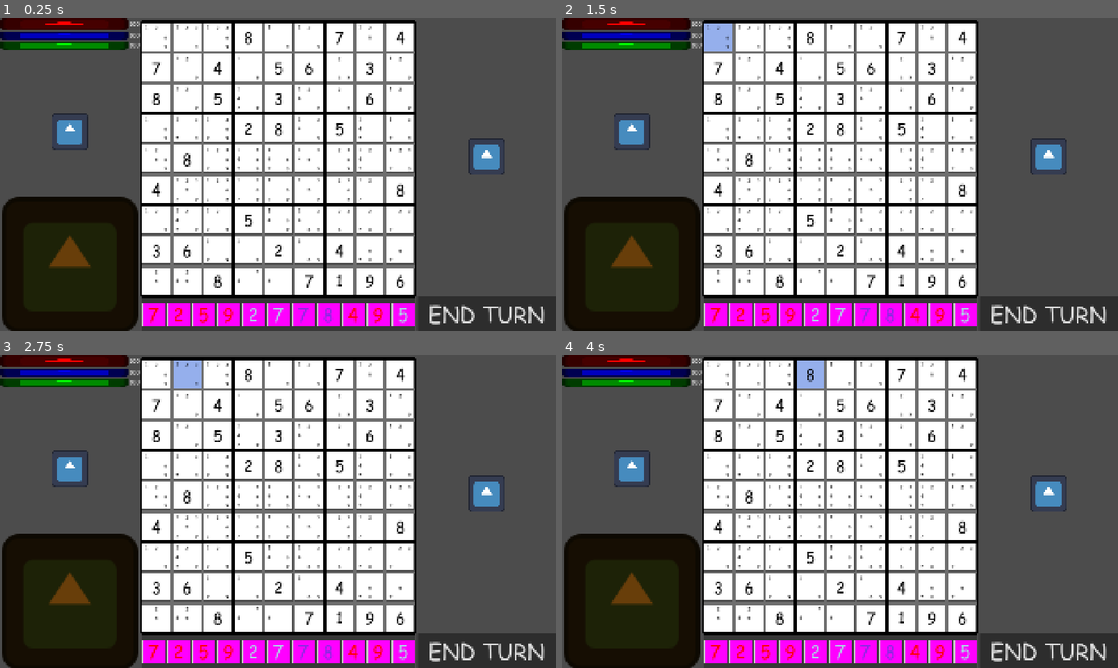
Above: before the commit, frames 1-4 (two rows, left to right).
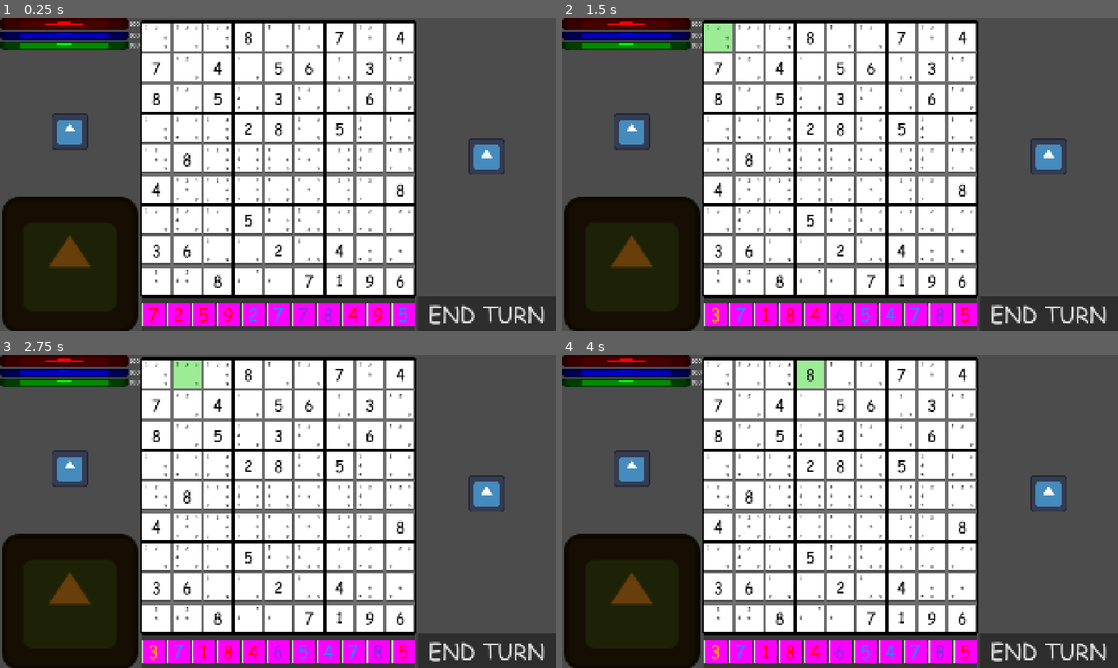
Above: after the commit, the same moments.

Repository: akm109/project_fortune
Game: Godot game, scene res://Scene/World/battle_ground.tscn
Two runs of this game, one before a commit and one after it. Both use one fixed random seed, a clock stepped at 60 frames per second and the inputs below. This scene is started directly instead of the project's main scene. The engine's default icon, where the game draws it, is replaced by a stand-in: a white triangle on a blue panel in a dark square.
Inputs:
- Up to frame 1 (0.25 s): no input
- Up to frame 2 (1.5 s): click "END TURN" at 0.5 s; click "1" at 1.25 s
- Up to frame 3 (2.75 s): click "1" at 2 s
- Up to frame 4 (4 s): click "1" at 2.75 s; click "1" at 3.5 s

The runs differ from the first frame. In frame 1, 0.1% of the frame differs, in the area x 45-74%, y 92-98%; in frame 2, 1.0%, in the area x 25-74%, y 1-98%; in frame 3, 1.0%; in frame 4, 1.0%.

Commit message:
Now You Can Complete Sudoku

Diff:
--- a/Scene/World/cell.tscn
+++ b/Scene/World/cell.tscn
@@ -23,7 +23,7 @@
 
 [sub_resource type="Gradient" id="Gradient_ltuy3"]
 offsets = PackedFloat32Array(0)
-colors = PackedColorArray(0.4823, 0.61061, 0.91, 0.552941)
+colors = PackedColorArray(0.517942, 0.91, 0.4823, 0.552941)
 
 [sub_resource type="GradientTexture1D" id="GradientTexture1D_ltuy3"]
 gradient = SubResource("Gradient_ltuy3")
@@ -37,7 +37,7 @@
 
 [sub_resource type="Gradient" id="Gradient_y38l7"]
 offsets = PackedFloat32Array(0)
-colors = PackedColorArray(0.482353, 0.611765, 0.909804, 0.552941)
+colors = PackedColorArray(0.517647, 0.909804, 0.482353, 0.552941)
 
 [sub_resource type="GradientTexture1D" id="GradientTexture1D_nouug"]
 gradient = SubResource("Gradient_y38l7")
--- a/Script/Singletone/global.gd
+++ b/Script/Singletone/global.gd
@@ -3,9 +3,9 @@
 
 var const_rocks: Array[Array]
 var bag_rocks: Array[Array]
-var types:= ["attack","deffend","magic","special"]
-var hovered_cell
-var perv_cell
+var types:Array[String]= ["attack","deffend","magic","special"]
+var hovered_cell: Cell
+var choosen_hint: int = -1
 
 
 func _ready() -> void:
--- a/Script/World/battle_ground.gd
+++ b/Script/World/battle_ground.gd
@@ -10,22 +10,28 @@
 
 
 var stone_path = load(SLib.globalize_path("res://Scene/World/stone.tscn"))
-var stones := []
-var stone_recess:= []
-var lying_stones:=[]
+var stones :Array[Stone]
+var stone_recess: Array[Vector2]
+var lying_stones:Array[Array]=[]
 
 
 func _ready() -> void:
+	lying_stones.resize(11)
 	var y_placement = (stone_container.get_rect().end - stone_container.get_rect().size/2).y
 	for i in range(11):
-		var stone = stone_path.instantiate()
+		var stone: Stone = stone_path.instantiate()
 		stone.assign_heritage()
 		stone.dropped.connect(_on_stone_dropped)
 		stone.taken.connect(_on_taken)
 		stone_container.add_child(stone)
 		stone.position.y = y_placement
 		stones.append(stone)
+		lying_stones[i]= [stone.heritage.number,stone.heritage.type]
+		stones[i].ID = i
 	place_stones()
+
+	for cell in ordinary_sudoku.cells:
+		cell.here.connect(_on_here)
 
 
 func _input(event: InputEvent) -> void:
@@ -48,34 +54,50 @@
 		ordinary_sudoku.highlight_hints(8)
 	if event.is_action_pressed("hint_9"):
 		ordinary_sudoku.highlight_hints(9)
-		for i in range(81):
-			print(ordinary_sudoku.cells[i],"       ",ordinary_sudoku.cells[i].get_global_position())
+		print(lying_stones)
+
+
+func _on_here(cell: Cell)-> void:
+	var hint_to_change: int = Global.choosen_hint
+	var cell_location: Array[int] = [int(cell.ID/9),cell.ID%9]
+	if cell.show_numb != 0 or not ordinary_sudoku.check_loyalty(hint_to_change, cell_location , ordinary_sudoku.shown_numbers):
+		return
+	if hint_to_change != -1:
+		cell.hints[hint_to_change-1].set_visible(not cell.hints[hint_to_change-1].is_visible())
+		if cell.hints[hint_to_change-1].is_visible():
+			cell.back.set_color(Color(0.7, 0.95, 1.0))
+		else:
+			cell.back.set_color(Color.WHITE)
 
 
 func place_stones():
-	stone_recess.resize(11)
-	for i in range(stone_recess.size()):
-		stones[i].position.x = (i+0.5)*stone_container.get_rect().size.x/(stone_recess.size())
-		stone_recess[i] = stones[i].global_position
-		stones[i].ID = i
+	if stone_recess.size() != 11:
+		stone_recess.resize(11)
+		for i in range(stone_recess.size()):
+			stones[i].position.x = (i+0.5)*stone_container.get_rect().size.x/(stone_recess.size())
+			stone_recess[i] = stones[i].global_position
+	else:
+		for i in range(stones.size()):
+			stones[i].global_position = stone_recess[i]
 
 
-func _on_stone_dropped(stone):
+func _on_stone_dropped(stone: Stone):
 	if Global.hovered_cell != null:
 		var cell = Global.hovered_cell
 		if cell.show_numb == 0:
-			cell.assign_number(stone.heritage.number)
+			cell.assign_number(stone.heritage.number, stone.heritage.type)
 			ordinary_sudoku.shown_numbers[cell.ID/9][cell.ID%9] = stone.heritage.number
 			ordinary_sudoku.delete_hints()
 			stone.hide()
 			stone.set_global_position(bag.global_position)
 			stone.in_bag = true
 			ordinary_sudoku.highlight_hints(stone.heritage.number)
+			lying_stones.erase([stone.heritage.number,stone.heritage.type])
 	else:
 		ordinary_sudoku.unhighlight_hints()
 
 
-func _on_taken(stone)-> void:
+func _on_taken(stone: Stone)-> void:
 	await get_tree().create_timer(0.05).timeout
 	ordinary_sudoku.highlight_hints(stone.heritage.number)
 
@@ -86,4 +108,8 @@
 
 
 func _on_button_pressed() -> void:
-	pass # Replace with function body.
+	Global.bag_rocks.append_array(lying_stones)
+	for stone in stones:
+		stone.assign_heritage()
+		place_stones()
+		stone.set_visible(true)
--- a/Script/World/block.gd
+++ b/Script/World/block.gd
@@ -1,4 +1,6 @@
 extends Control
+
+class_name Cell
 
 
 @onready var number: Label = $Number
@@ -11,7 +13,11 @@
 
 var ID: int
 var show_numb:= 0
-var hints:=[]
+var hints:Array[Label]
+var type: String
+
+
+signal here(cell: Cell)
 
 
 func _ready() -> void:
@@ -30,17 +36,20 @@
 			Global.hovered_cell = self
 		elif Global.hovered_cell == self:
 			Global.hovered_cell = null
+	if event.is_action_pressed("RMB"):
+		if is_mouse_in():
+			here.emit(self)
 
 
 func assign_id(pop:int)->void:
 	ID = pop
 	await ready
-	var bottom_list:= []
+	var bottom_list:Array= []
 	for i in range(9):
 		bottom_list.append(18+i)
 		bottom_list.append(45+i)
 		bottom_list.append(72+i)
-	var top_list:=[]
+	var top_list:Array=[]
 	for i in range(9):
 		top_list.append(i)
 		top_list.append(27+i)
@@ -63,23 +72,34 @@
 			top_color_rect.custom_minimum_size.y = 10
 
 
-func assign_number(dop):
+func assign_number(dop:int, cop:String)-> void:
 	number.set_text(str(dop))
 	show_numb = dop
+	type = cop
+	match type:
+		"attack":
+			number.label_settings.font_color = Color.RED
+		"deffend":
+			number.label_settings.font_color = Color.DODGER_BLUE
+		"magick":
+			number.label_settings.font_color = Color.BLUE_VIOLET
+		"special":
+			number.label_settings.font_color = Color.ORANGE
+		"none":
+			return
 
 
-
-func delete_number():
+func delete_number()-> void:
 	show_numb = 0
 	number.set_text("")
 
 
-func blacken(border: ColorRect):
+func blacken(border: ColorRect)-> void:
 	border.set_color(Color.BLACK)
 	border.set_z_index(1)
 
 
-func show_number():
+func show_number()-> void:
 	number.set_text(str(show_numb))
 	number.set_visible(true)
 
@@ -91,12 +111,3 @@
 		if (mouse_pos.x > pos.x) and (mouse_pos.x < (pos.x + size.x)):
 			return true
 	return false
-
-func _on_mouse_entered() -> void:
-	if Global.hovered_cell != self:
-		Global.hovered_cell = self
-
-
-func _on_mouse_exited() -> void:
-	if Global.hovered_cell == self:
-		Global.hovered_cell = null
--- a/Script/World/stone.gd
+++ b/Script/World/stone.gd
@@ -1,4 +1,7 @@
 extends Node2D
+
+
+class_name Stone
 
 
 const FOLLOW_SPEED = 10.0
@@ -55,7 +58,8 @@
 
 
 func assign_heritage() -> void:
-	await ready                                                    # wait a little so nothing brokes when we trie to do smth
+	if not is_node_ready():
+		await ready                                                    # wait a little so nothing brokes when we trie to do smth
 	var choosen_rock = Global.bag_rocks.pick_random().duplicate()  # I want marble just like yours but mine
 	Global.bag_rocks.erase(choosen_rock)                           # Throw away your marble
 	heritage.type = choosen_rock[1]
@@ -69,7 +73,7 @@
 		"attack":
 			label.label_settings.font_color = Color.RED             # Red stands for BLOOD of our Enemies
 		"deffend":
-			label.label_settings.font_color = Color.LIGHT_BLUE      #  Light blue seems just like tint of steel shield
+			label.label_settings.font_color = Color.DODGER_BLUE    #  Light blue seems just like tint of steel shield
 		"magick":
 			label.label_settings.font_color = Color.BLUE_VIOLET     # Violet Magic?
 		"special":
--- a/Script/World/sudoku_container.gd
+++ b/Script/World/sudoku_container.gd
@@ -47,6 +47,7 @@
 				hint.label_settings.set_font_color(Color.BLACK)
 				hint.label_settings.set_font_size(16)
 		all_white = true
+		Global.choosen_hint = -1
 		return
 	for cell in cells:
 		cell.back.set_color(Color.WHITE)                              # set everything default
@@ -58,6 +59,7 @@
 					hint.label_settings.set_font_color(Color.RED)
 					hint.label_settings.set_font_size(24)
 					cell.back.set_color(Color(0.7, 0.95, 1.0))
+	Global.choosen_hint = hint_ID
 	all_white = false                                                 # not all squares white
 	highlighted_hint = hint_ID                                        #remember what we highlighted later to unhighlight later if needed
 
@@ -70,6 +72,7 @@
 			hint.label_settings.set_font_size(16)
 	all_white = true
 	highlighted_hint = 0
+	Global.choosen_hint = -1
 
 
 func print_matrix(matrix:Array[Array])-> void:                        # pretty matrix  print
@@ -94,11 +97,10 @@
 		for col in range(9):
 			var cell = cells[row*9+col]
 			if reduced_solution[row][col] != 0:
-				cell.assign_number(reduced_solution[row][col])
+				cell.assign_number(reduced_solution[row][col],"none")
 
 
 func delete_hints()-> void:
-
 	for cell in cells:
 		var row = int(cell.ID/9)
 		var col = cell.ID % 9
